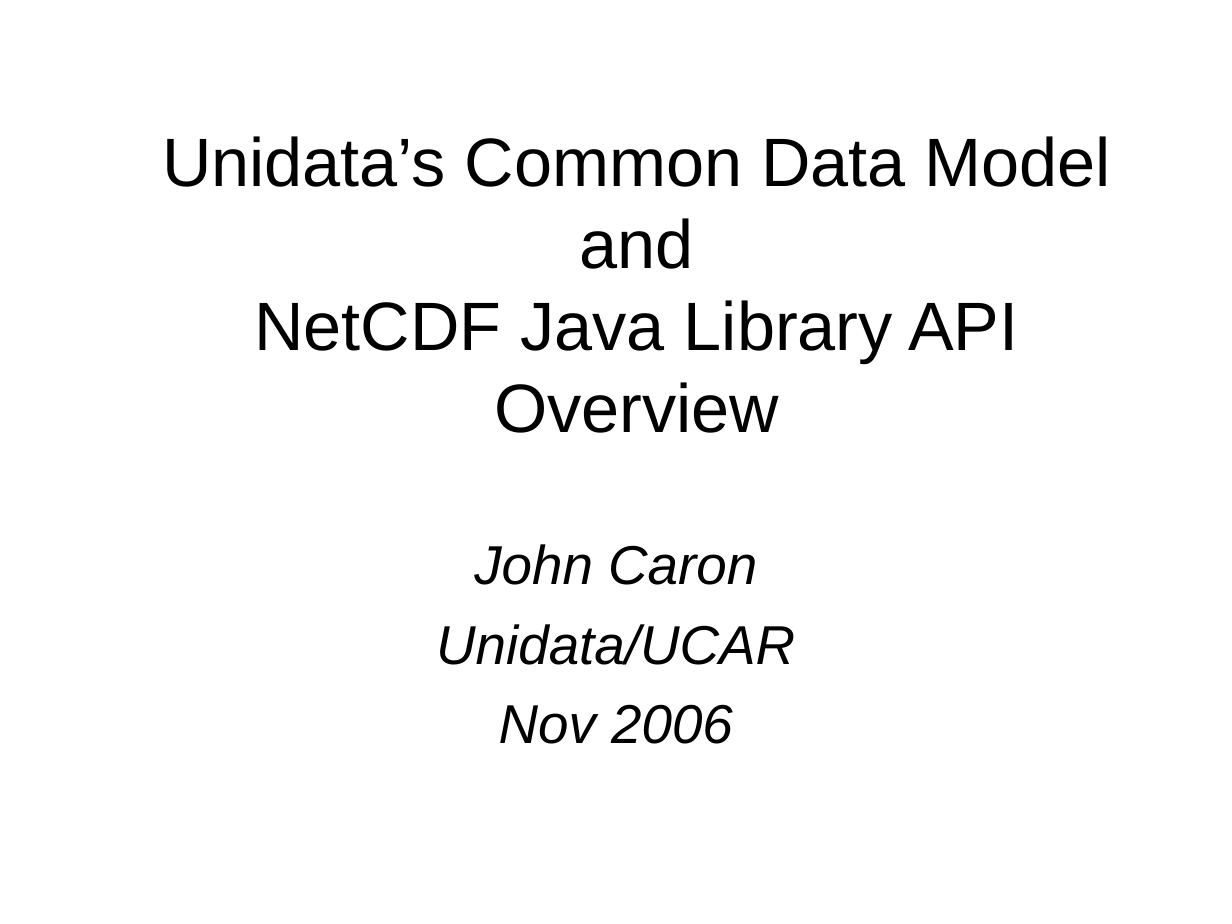
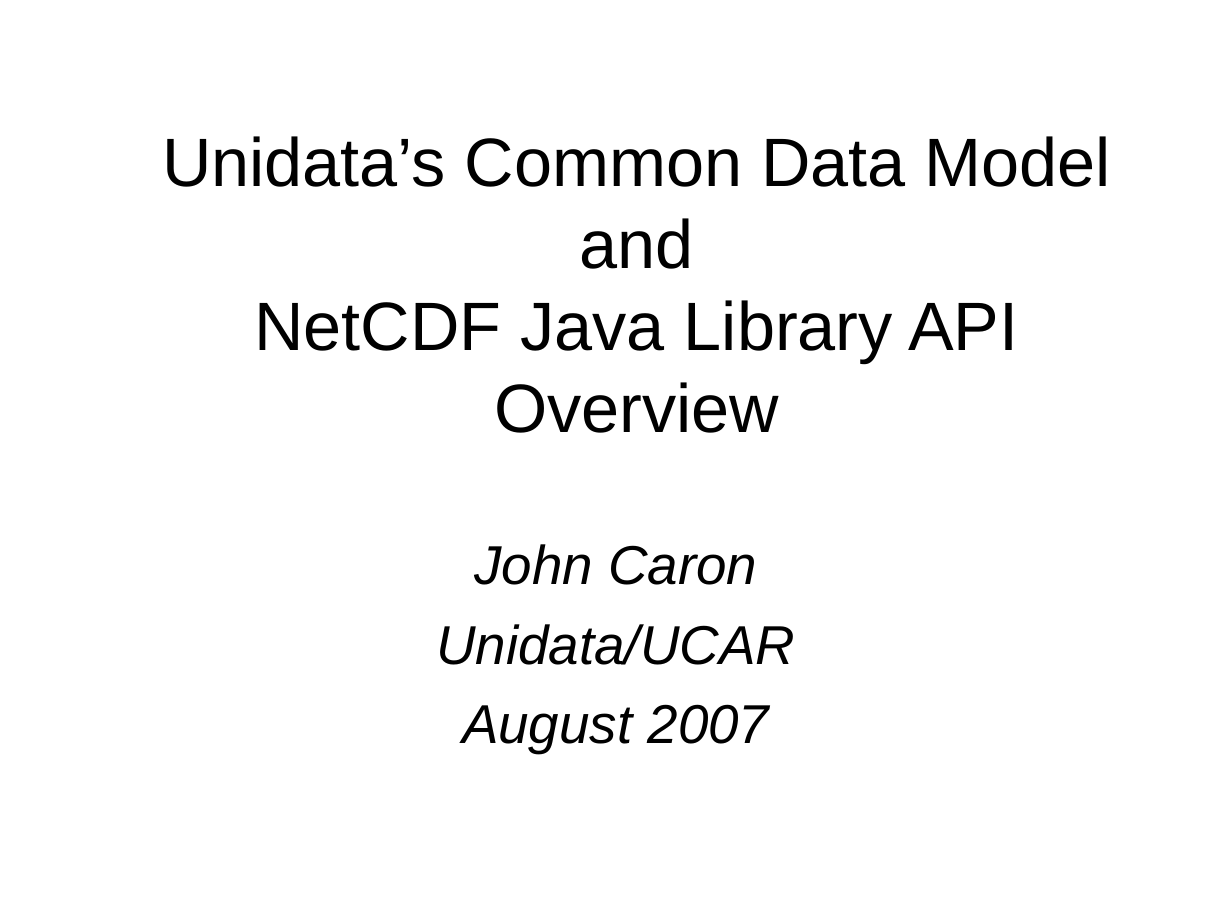
Before and after one commit to ooici-eoi/THREDDS, a slide deck: slide 1 of docs/web/netcdf-java/site/tutorial/CDMoverview.ppt. Drawn at 1232x924 pixels with LibreOffice and Linux fonts; fonts in the diff are those of the drawing; background and template pictures are left out. Boxes give left, top, right and bottom in pixels: in the first picture for what was removed or moved away, otherwise in the second. Text is boxed around its words. In the diff, an @@ line names an element or a change of style, - is before the commit and + after.

```diff
--- a/docs/web/netcdf-java/site/tutorial/CDMoverview.ppt
+++ b/docs/web/netcdf-java/site/tutorial/CDMoverview.ppt
@@ subtitle at <box>462,704,770,753</box>: text changed @@
-Nov 2006
+August 2007
```
Also in this commit, not shown: 2 other slides changed, 3 slides added, 9 other files.
